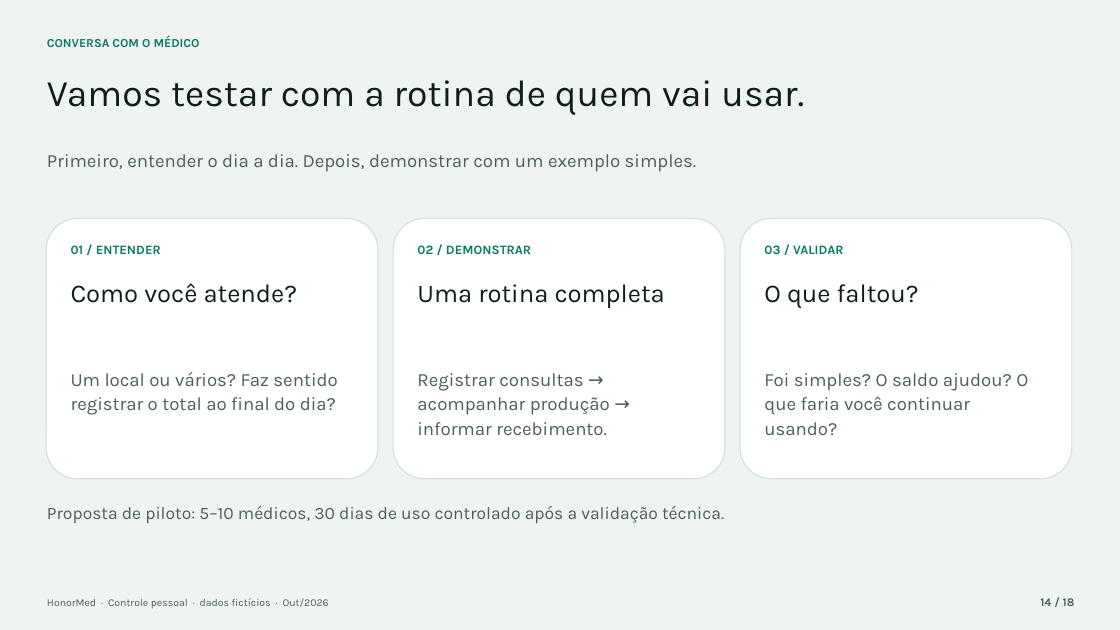
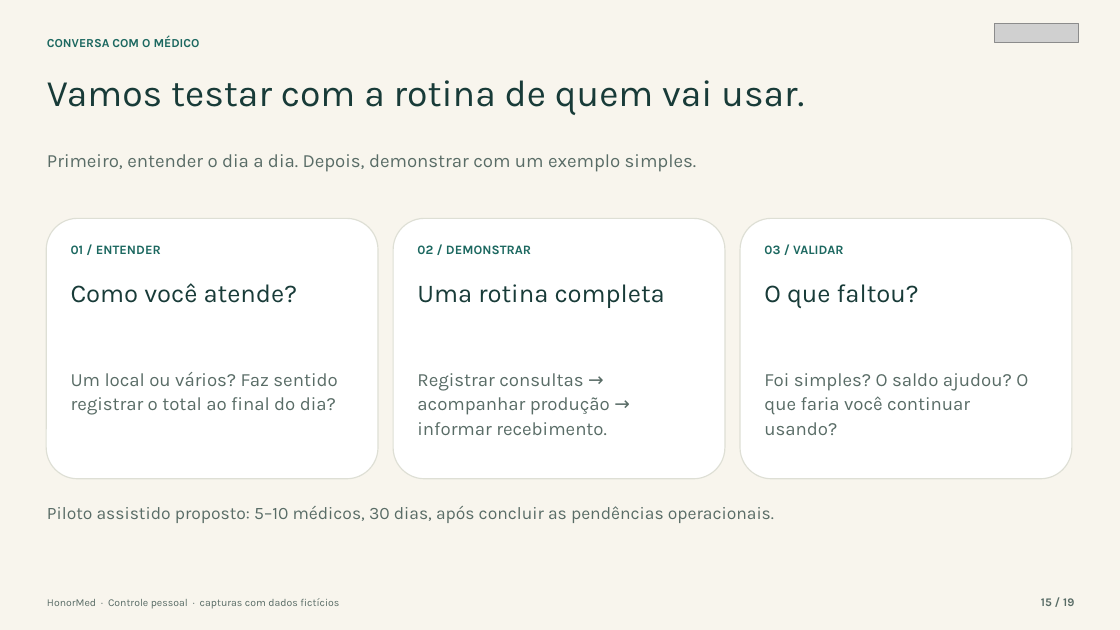
Before and after one commit to Gor0d/HonorMed, a slide deck: slide 15 of docs/apresentacao/HonorMed_Apresentacao_Medicos.pptx (slide 14 before the commit). Drawn at 1120x630 pixels with LibreOffice and Linux fonts; fonts in the diff are those of the drawing; grey boxes stand for pictures. Boxes give left, top, right and bottom in pixels: in the first picture for what was removed or moved away, otherwise in the second. Text is boxed around its words. In the diff, an @@ line names an element or a change of style, - is before the commit and + after.

Commit message:
docs: atualizar apresentacao medica para identidade e piloto

```diff
--- a/docs/apresentacao/HonorMed_Apresentacao_Medicos.pptx
+++ b/docs/apresentacao/HonorMed_Apresentacao_Medicos.pptx
@@ background #EFF4F2 to #F8F5ED @@
@@ picture added at (995, 24, 1079, 42) @@
@@ outline #D5E0DC 1 pt to #DEDFD5 1 pt in 3 elements at (46, 218, 378, 479), (393, 218, 725, 479), (740, 218, 1072, 479) @@
@@ text colour #0B7A66 to #1C6860 in 4 elements at (47, 36, 200, 47), (71, 245, 161, 254), (417, 245, 531, 254), (764, 245, 844, 254) @@
@@ text colour #0E1F1B to #183B38 in 4 elements at (47, 80, 804, 115), (71, 283, 297, 303), (417, 284, 665, 308), (764, 284, 919, 308) @@
@@ text colour #4A5F59 to #596C66 in 4 elements at (47, 154, 696, 172), (71, 372, 337, 415), (417, 373, 610, 435), (764, 373, 1028, 435) @@
@@ text at (47, 506, 774, 523): text changed; text colour #4A5F59 to #596C66 @@
-Proposta de piloto: 5–10 médicos, 30 dias de uso controlado após a validação técnica.
+Piloto assistido proposto: 5–10 médicos, 30 dias, após concluir as pendências operacionais.
@@ text at (47, 598, 339, 609): text changed; text colour #4A5F59 to #596C66 @@
-HonorMed · Controle pessoal · dados fictícios · Out/2026
+HonorMed · Controle pessoal · capturas com dados fictícios
@@ text at (1041, 598, 1074, 606): text changed; text colour #4A5F59 to #596C66 @@
-14 / 18
+15 / 19
```
Also in this commit, not shown: 16 other slides changed, 2 slides added, 1 slide removed, 4 other files.
